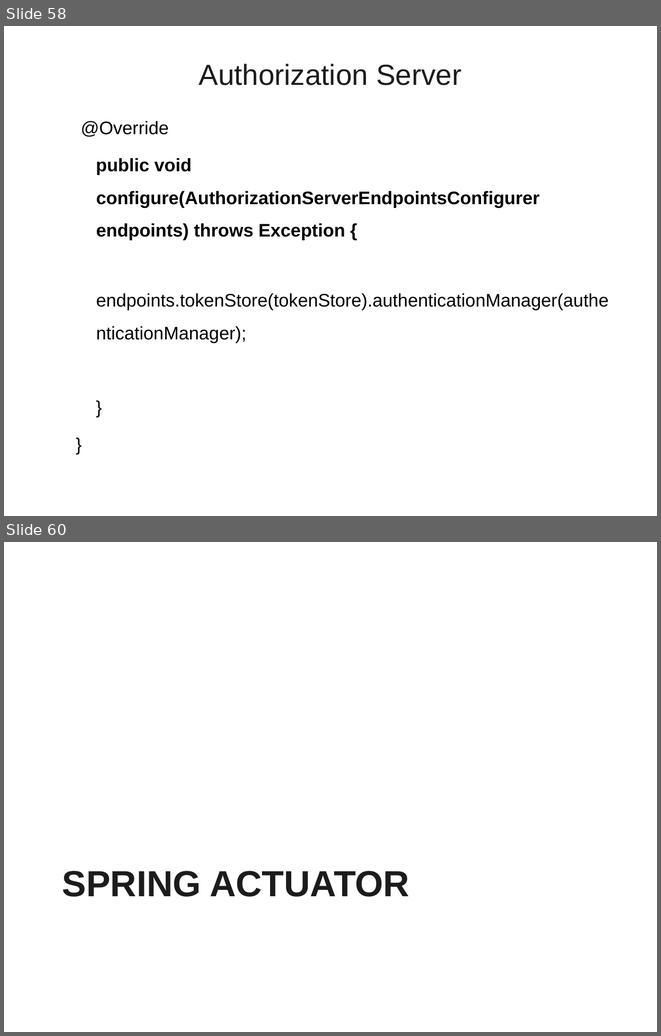
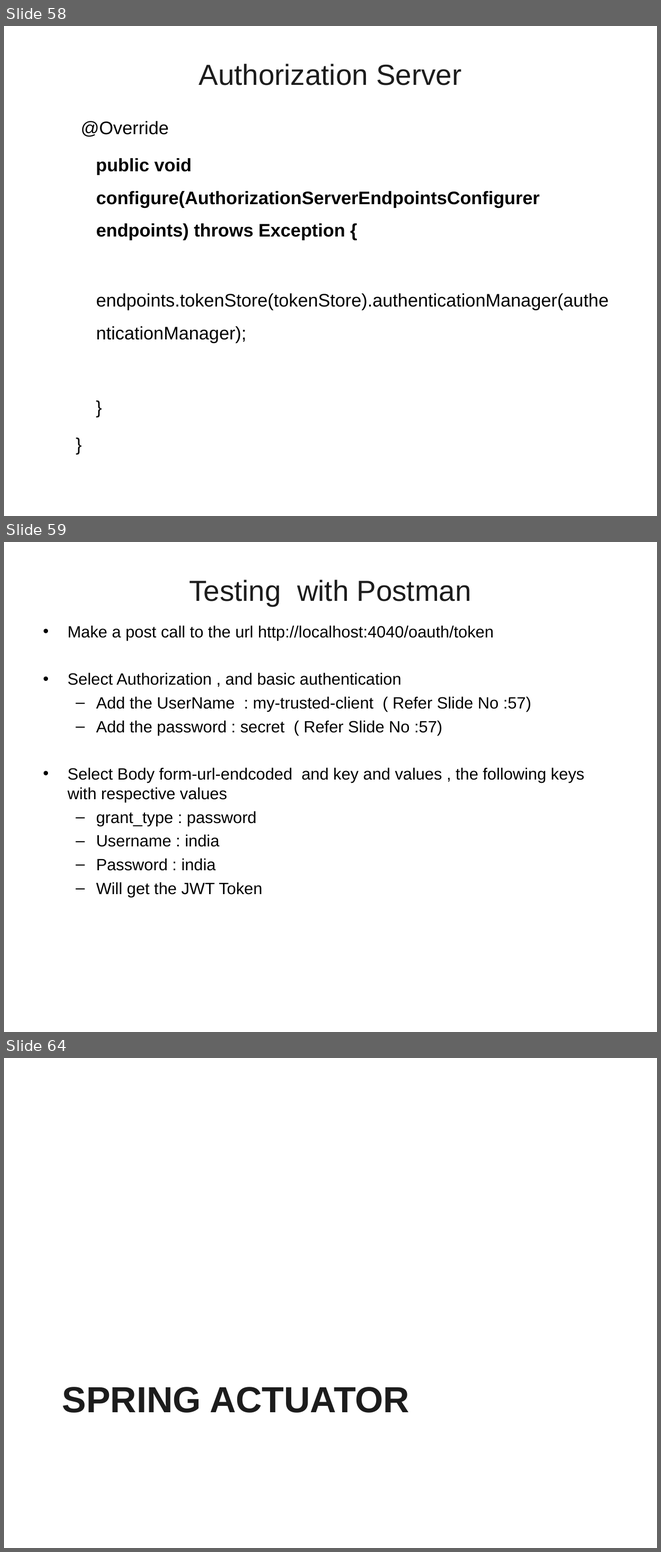
Before and after one commit to vatsank/spring_presentations, a slide deck: SpringMicroService_Module2_Ver01.ppt. Shown one above the other, each under a label of ours: slides 58 and 60 before the commit, slides 58, 59 and 64 after it; the slides between them are not shown. The pictures are 661x1036 and 661x1552 pixels, drawn with LibreOffice and Linux fonts; fonts in the diff are those of the drawing; background and template pictures are left out. Boxes give left, top, right and bottom in pixels: in the first picture for what was removed or moved away, otherwise in the second. Text is boxed around its words. In the diff, an @@ line names an element or a change of style, - is before the commit and + after.

Commit message:
Updated with Oauth2 Post Man Testing - Steps

```diff
--- a/SpringMicroService_Module2_Ver01.ppt
+++ b/SpringMicroService_Module2_Ver01.ppt
@@ slide 59 added at bbox=[4, 542, 657, 1032], background picture (left out) @@
@@ title added at bbox=[189, 580, 471, 606], 32 pt, text #1C1C1C @@
+Testing with Postman
@@ text added at bbox=[68, 625, 584, 897], 18 pt, text #000000 @@
+• Make a post call to the url http://localhost:4040/oauth/token
+• Select Authorization , and basic authentication
+  – Add the UserName : my-trusted-client ( Refer Slide No :57)
+  – Add the password : secret ( Refer Slide No :57)
+• Select Body form-url-endcoded and key and values , the following keys with respective values
+  – grant_type : password
+  – Username : india
+  – Password : india
+  – Will get the JWT Token
@@ what was slide 60 is now slide 64 @@
```
Also in this commit, not shown: 1 slide changed, 3 other slides added, 2 other files.
